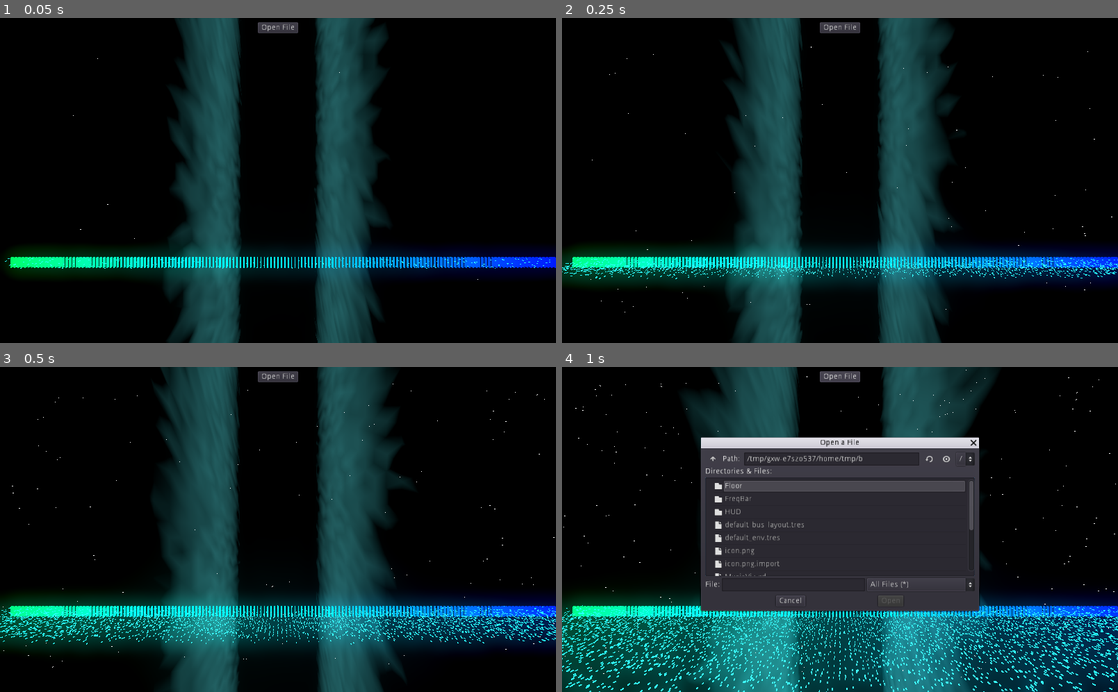
Above: before the commit, frames 1-4 (two rows, left to right).
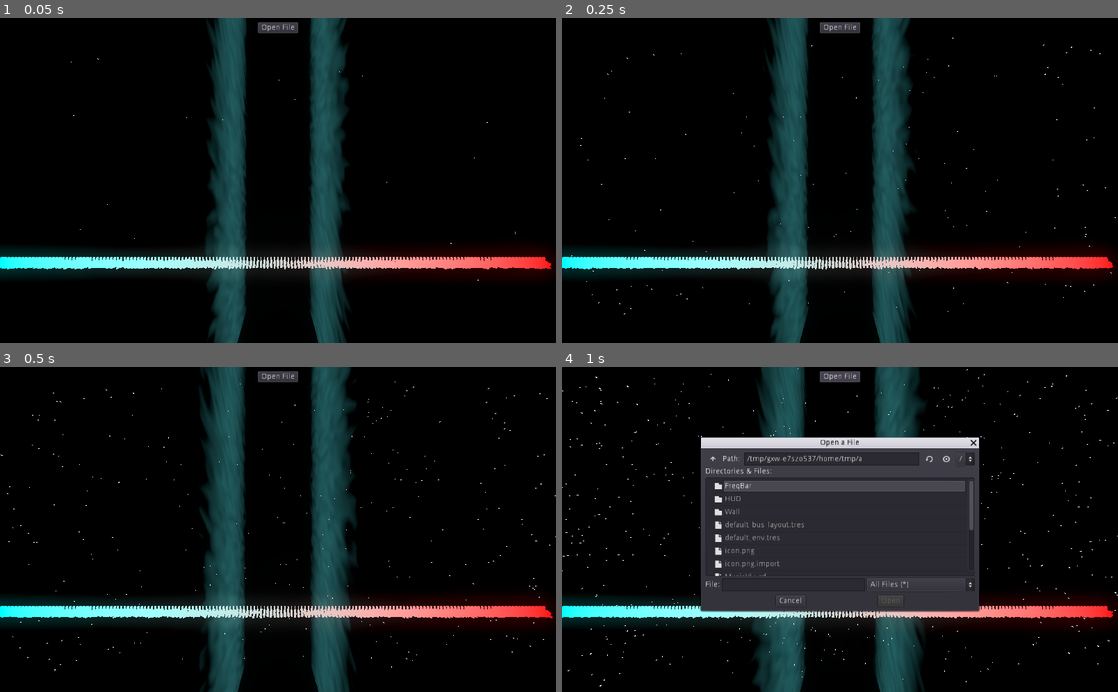
Above: after the commit, the same moments.

Repository: Technohacker/GodotMusicVis
Game: Godot game, scene res://MusicViz.tscn
The game is run twice, just before and just after one commit, with the same random seed, the same clock (stepped at 60 frames per second) and the same inputs.
Inputs:
- Up to frame 1 (0.05 s): no input
- Up to frame 2 (0.25 s): no input
- Up to frame 3 (0.5 s): no input
- Up to frame 4 (1 s): click "Open File" at 0.5 s

The runs differ from the first frame. In frame 1, 23% of the frame differs, in the area x 0-100%, y 0-100%; in frame 2, 27%; in frame 3, 33%; in frame 4, 33%.

Commit message:
Multiple changes
Use Gradient for theming the bars
Try using Microphone input
Change Floor to Wall

Diff:
--- a/FreqBar/FreqBar.gd
+++ b/FreqBar/FreqBar.gd
@@ -1,17 +1,5 @@
 extends MeshInstance
 
-export(Color) var COLOR = Color.white setget set_color
-
-func set_color(color: Color):
-	var mat = self.get_surface_material(0).duplicate()
-	mat.albedo_color = color
-	self.material_override = mat
-
-	var process_material = ($Particles.process_material as ParticlesMaterial).duplicate()
-	process_material.color = color
-	$Particles.process_material = process_material
-	COLOR = color
-
 # Called every frame. 'delta' is the elapsed time since the previous frame.
-#func _process(delta):
-#	pass
+func _process(delta):
+	$Particles.lifetime = max(self.translation.y, 0.01)
--- a/FreqBar/FreqBar.tscn
+++ b/FreqBar/FreqBar.tscn
@@ -1,92 +1,30 @@
-[gd_scene load_steps=8 format=2]
+[gd_scene load_steps=6 format=2]
 
 [ext_resource path="res://FreqBar/FreqBar.gd" type="Script" id=1]
+[ext_resource path="res://FreqBar/FreqBarParticles.tres" type="Material" id=2]
+[ext_resource path="res://FreqBar/FreqBarMaterial.tres" type="Material" id=3]
 
 [sub_resource type="CubeMesh" id=1]
 size = Vector3( 0.1, 1, 0.1 )
 
-[sub_resource type="SpatialMaterial" id=2]
-flags_unshaded = true
-
-[sub_resource type="Shader" id=3]
-code = "shader_type spatial;
-render_mode blend_mix,depth_draw_opaque,cull_back,diffuse_burley,specular_schlick_ggx;
-uniform vec4 albedo : hint_color;
-uniform sampler2D texture_albedo : hint_albedo;
-uniform float specular;
-uniform float metallic;
-uniform float roughness : hint_range(0,1);
-uniform float point_size : hint_range(0,128);
-uniform sampler2D texture_emission : hint_black_albedo;
-uniform vec4 emission : hint_color;
-uniform float emission_energy;
-uniform vec3 uv1_scale;
-uniform vec3 uv1_offset;
-uniform vec3 uv2_scale;
-uniform vec3 uv2_offset;
-
-
-void vertex() {
-	UV=UV*uv1_scale.xy+uv1_offset.xy;
-}
-
-
-
-
-void fragment() {
-	vec2 base_uv = UV;
-	vec4 albedo_tex = texture(texture_albedo,base_uv);
-	albedo_tex *= COLOR;
-	ALBEDO = albedo.rgb * albedo_tex.rgb;
-	METALLIC = metallic;
-	ROUGHNESS = roughness;
-	SPECULAR = specular;
-	vec3 emission_tex = texture(texture_emission,base_uv).rgb;
-	EMISSION = (ALBEDO.rgb+emission_tex)*emission_energy;
-}
-"
-
-[sub_resource type="ShaderMaterial" id=4]
-shader = SubResource( 3 )
-shader_param/albedo = Color( 1, 1, 1, 1 )
-shader_param/specular = 0.5
-shader_param/metallic = 0.0
-shader_param/roughness = 1.0
-shader_param/point_size = 1.0
-shader_param/emission = Color( 1, 1, 1, 1 )
-shader_param/emission_energy = 1.0
-shader_param/uv1_scale = Vector3( 1, 1, 1 )
-shader_param/uv1_offset = Vector3( 0, 0, 0 )
-shader_param/uv2_scale = Vector3( 1, 1, 1 )
-shader_param/uv2_offset = Vector3( 0, 0, 0 )
-
-[sub_resource type="ParticlesMaterial" id=5]
-lifetime_randomness = 1.0
-emission_shape = 2
-emission_box_extents = Vector3( 0.05, 0.5, 0.125 )
-flag_align_y = true
-direction = Vector3( 0, 0, 1 )
-spread = 0.0
-gravity = Vector3( 0, 0, 0 )
-initial_velocity = 5.0
-
-[sub_resource type="CubeMesh" id=6]
-size = Vector3( 0.05, 0.05, 0.05 )
+[sub_resource type="CubeMesh" id=5]
+size = Vector3( 0.1, 0.1, 0.1 )
 
 [node name="FreqBar" type="MeshInstance"]
 use_in_baked_light = true
 generate_lightmap = false
 mesh = SubResource( 1 )
-material/0 = SubResource( 2 )
+material/0 = ExtResource( 3 )
 script = ExtResource( 1 )
 
 [node name="Particles" type="Particles" parent="."]
-material_override = SubResource( 4 )
-amount = 100
-lifetime = 2.0
+transform = Transform( 1, 0, 0, 0, 1, 0, 0, 0, 1, 0, -0.151396, 0 )
+material_override = ExtResource( 3 )
+amount = 50
+lifetime = 0.01
 local_coords = false
-process_material = SubResource( 5 )
-draw_pass_1 = SubResource( 6 )
+process_material = ExtResource( 2 )
+draw_pass_1 = SubResource( 5 )
 
 [node name="OmniLight" type="OmniLight" parent="."]
 omni_range = 1.52937
--- /dev/null
+++ b/FreqBar/FreqBarMaterial.tres
@@ -0,0 +1,22 @@
+[gd_resource type="ShaderMaterial" load_steps=4 format=2]
+
+[sub_resource type="Shader" id=1]
+code = "shader_type spatial;
+render_mode world_vertex_coords,unshaded;
+
+uniform sampler2D GLOBAL_GRADIENT;
+
+void fragment() {
+	ALBEDO = texture(GLOBAL_GRADIENT, SCREEN_UV).rgb;
+}
+"
+
+[sub_resource type="Gradient" id=2]
+colors = PoolColorArray( 0, 1, 0.976562, 1, 1, 0, 0, 1 )
+
+[sub_resource type="GradientTexture" id=3]
+gradient = SubResource( 2 )
+
+[resource]
+shader = SubResource( 1 )
+shader_param/GLOBAL_GRADIENT = SubResource( 3 )
--- /dev/null
+++ b/FreqBar/FreqBarParticles.tres
@@ -0,0 +1,16 @@
+[gd_resource type="ParticlesMaterial" format=2]
+
+[resource]
+lifetime_randomness = 1.0
+emission_shape = 2
+emission_box_extents = Vector3( 0.05, 0.25, 0.125 )
+flag_align_y = true
+direction = Vector3( 0, 0, 1 )
+spread = 0.0
+gravity = Vector3( 0, 0, 0 )
+initial_velocity = 5.0
+scale = 1.5
+scale_random = 1.0
+color = Color( 0, 0.988235, 1, 1 )
+hue_variation = 0.22
+hue_variation_random = 0.42
--- a/MusicViz.gd
+++ b/MusicViz.gd
@@ -12,11 +12,11 @@
 
 func _ready():
 	count = ORDERS * PER_ORDER_COUNT
+	var bar := preload("res://FreqBar/FreqBar.tscn").instance()
 	for i in count:
-		var bar: Spatial = preload("res://FreqBar/FreqBar.tscn").instance()
-		bar.translation.x = -24.0 + ((i)/3.0)
-		bar.COLOR = Color.from_hsv(0.4 + float(i) / (4.0 * count), 1, 1)
+		bar.translation.x = ((i)/3.0)
 		$FreqBars.add_child(bar)
+		bar = bar.duplicate()
 
 func _process(delta):
 	if $AudioStreamPlayer.playing:
--- a/MusicViz.tscn
+++ b/MusicViz.tscn
@@ -1,61 +1,60 @@
-[gd_scene load_steps=7 format=2]
+[gd_scene load_steps=8 format=2]
 
-[ext_resource path="res://Floor/Floor.tscn" type="PackedScene" id=1]
+[ext_resource path="res://Wall/Wall.tscn" type="PackedScene" id=1]
 [ext_resource path="res://MusicViz.gd" type="Script" id=3]
 [ext_resource path="res://HUD/HUD.tscn" type="PackedScene" id=4]
 
-[sub_resource type="ParticlesMaterial" id=8]
+[sub_resource type="AudioStreamMicrophone" id=1]
+
+[sub_resource type="ParticlesMaterial" id=2]
 lifetime_randomness = 1.0
 emission_shape = 2
 emission_box_extents = Vector3( 100, 40, 0.125 )
 flag_align_y = true
 direction = Vector3( 0, 0, 1 )
-spread = 0.0
+spread = 22.76
 gravity = Vector3( 0, 0, 0 )
 initial_velocity = 5.0
 
-[sub_resource type="SpatialMaterial" id=6]
+[sub_resource type="SpatialMaterial" id=3]
 flags_unshaded = true
 vertex_color_use_as_albedo = true
 
-[sub_resource type="CubeMesh" id=7]
-material = SubResource( 6 )
-size = Vector3( 0.1, 0.1, 0.1 )
+[sub_resource type="CubeMesh" id=4]
+material = SubResource( 3 )
+size = Vector3( 0.117, 0.121, 0.158 )
 
 [node name="MusicViz" type="Spatial"]
 script = ExtResource( 3 )
 
 [node name="FreqBars" type="Spatial" parent="."]
-transform = Transform( 1, 0, 0, 0, 1, 0, 0, 0, 1, -2, 0, -10 )
+transform = Transform( 1, 0, 0, 0, 1, 0, 0, 0, 1, 73, 0, -10 )
 
 [node name="Camera" type="Camera" parent="."]
-transform = Transform( 1, 0, 0, 0, 1, 0, 0, 0, 1, 0, 8, 0 )
+transform = Transform( 1, 0, 0, 0, 1, 0, 0, 0, 1, 100, 8, 0 )
 current = true
 fov = 115.7
 size = 20.0
 far = 400.0
 
 [node name="AudioStreamPlayer" type="AudioStreamPlayer" parent="."]
+stream = SubResource( 1 )
+autoplay = true
 
 [node name="HUD" parent="." instance=ExtResource( 4 )]
 
-[node name="Floor" parent="." instance=ExtResource( 1 )]
-transform = Transform( -4.37114e-08, -1, 0, 1, -4.37114e-08, 0, 0, 0, 1, 100, 100, -100 )
+[node name="WallL" parent="." instance=ExtResource( 1 )]
+transform = Transform( -4.37114e-08, 1, 0, -1, -4.37114e-08, 0, 0, 0, 1, 0, 100, -150 )
 
-[node name="Floor2" parent="." instance=ExtResource( 1 )]
-transform = Transform( -4.37114e-08, 1, 0, -1, -4.37114e-08, 0, 0, 0, 1, -100, 100, -100 )
-
-[node name="SpotLight" type="SpotLight" parent="."]
-transform = Transform( 1, 0, 0, 0, -4.37114e-08, 1, 0, -1, -4.37114e-08, 0, 8.463, 0 )
-light_energy = 16.0
-spot_range = 240.389
-spot_angle = 89.99
+[node name="WallR" parent="." instance=ExtResource( 1 )]
+transform = Transform( -4.37114e-08, -1, 0, 1, -4.37114e-08, 0, 0, 0, 1, 200, 100, -150 )
 
 [node name="Particles" type="Particles" parent="."]
-transform = Transform( 1, 0, 0, 0, 1, 0, 0, 0, 1, 0, 10, -30 )
-amount = 10000
-lifetime = 20.0
-process_material = SubResource( 8 )
-draw_pass_1 = SubResource( 7 )
+transform = Transform( 1, 0, 0, 0, 1, 0, 0, 0, 1, 100, 10, -30 )
+amount = 5000
+lifetime = 6.0
+local_coords = false
+process_material = SubResource( 2 )
+draw_pass_1 = SubResource( 4 )
 
 [connection signal="stream_ready" from="HUD" to="." method="_on_HUD_stream_ready"]
--- a/Floor/Floor.shader
+++ b/Wall/Wall.shader
@@ -33,7 +33,7 @@
 }
 
 void vertex() {
-	vec2 uv = VERTEX.xz + vec2(TIME);
+	vec2 uv = VERTEX.xz + vec2(0, TIME);
 	float h = height(uv);
 	VERTEX.y += h;
 	COLOR.y = VERTEX.y;
--- a/Floor/Floor.tscn
+++ b/Wall/Wall.tscn
@@ -1,8 +1,8 @@
 [gd_scene load_steps=4 format=2]
 
-[ext_resource path="res://Floor/Floor.shader" type="Shader" id=1]
+[ext_resource path="res://Wall/Wall.shader" type="Shader" id=1]
 
-[sub_resource type="PlaneMesh" id=3]
+[sub_resource type="PlaneMesh" id=1]
 size = Vector2( 1000, 400 )
 subdivide_width = 64
 subdivide_depth = 32
@@ -12,8 +12,8 @@
 shader_param/COLOR_1 = Color( 0.0509804, 0.160784, 0.164706, 1 )
 shader_param/COLOR_2 = Color( 0, 0, 0, 1 )
 
-[node name="Floor" type="MeshInstance"]
+[node name="Wall" type="MeshInstance"]
 transform = Transform( 1, 0, 0, 0, 1, 0, 0, 0, 1, 0, -0.5, 0 )
 use_in_baked_light = true
-mesh = SubResource( 3 )
+mesh = SubResource( 1 )
 material/0 = SubResource( 2 )
--- a/project.godot
+++ b/project.godot
@@ -14,6 +14,10 @@
 run/main_scene="res://MusicViz.tscn"
 config/icon="res://icon.png"
 
+[audio]
+
+enable_audio_input=true
+
 [physics]
 
 common/enable_pause_aware_picking=true
